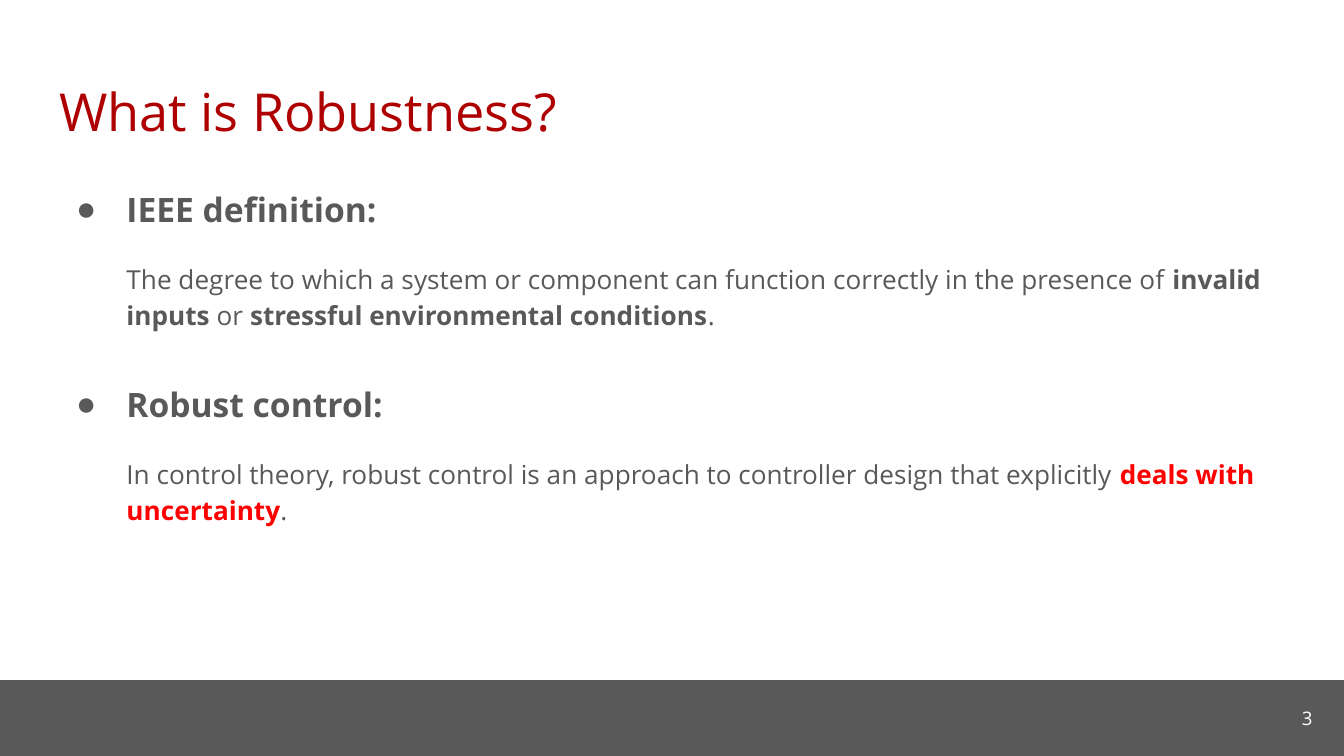
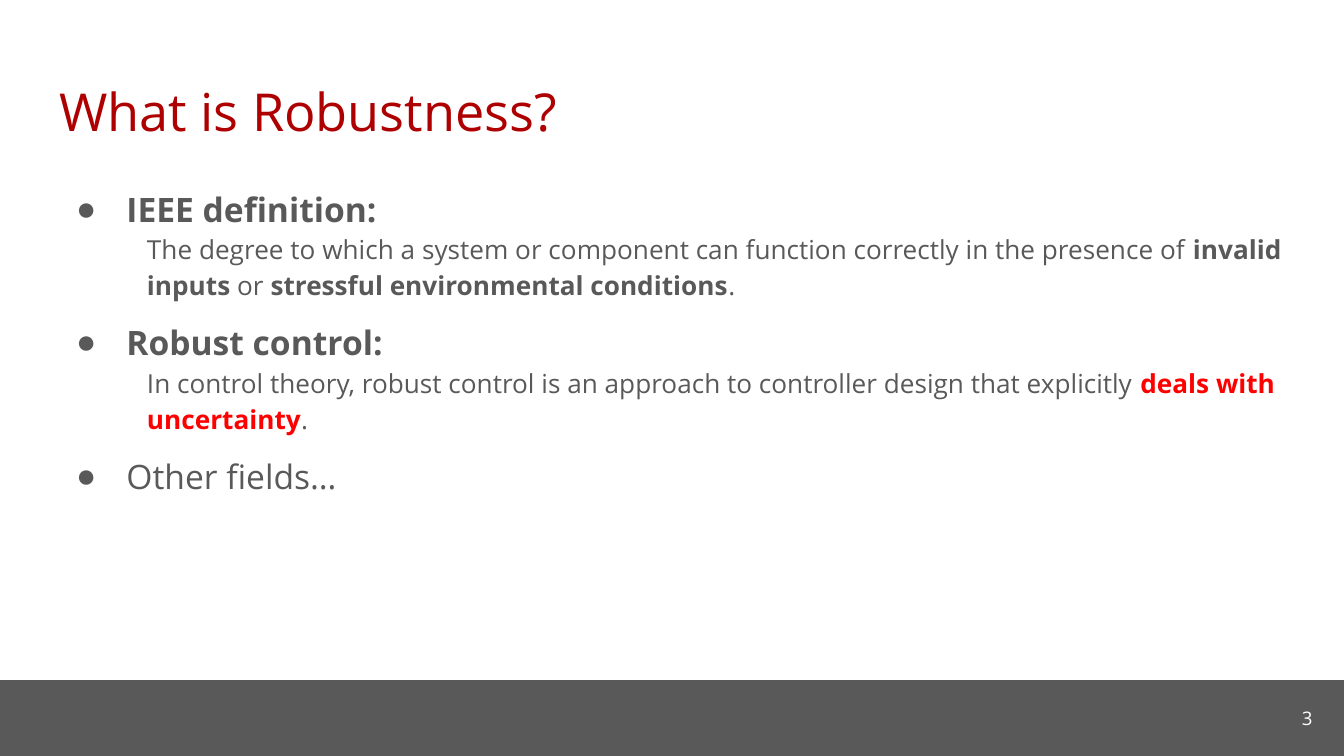
Before and after one commit to cmu-soda/Robustness, a slide deck: slide 3 of Robustness.pptx. Drawn at 1344x756 pixels with LibreOffice and Linux fonts; fonts in the diff are those of the drawing; background and template pictures are left out. Boxes give left, top, right and bottom in pixels: in the first picture for what was removed or moved away, otherwise in the second. Text is boxed around its words. In the diff, an @@ line names an element or a change of style, - is before the commit and + after.

```diff
--- a/Robustness.pptx
+++ b/Robustness.pptx
@@ text at bbox=[147, 239, 1281, 436]: indent changed; less space between paragraphs @@
@@ text at bbox=[126, 463, 336, 490]: paragraph added @@
+● Other fields…
```
Also in this commit, not shown: 5 other slides changed, 4 slides added, 2 slides removed.
